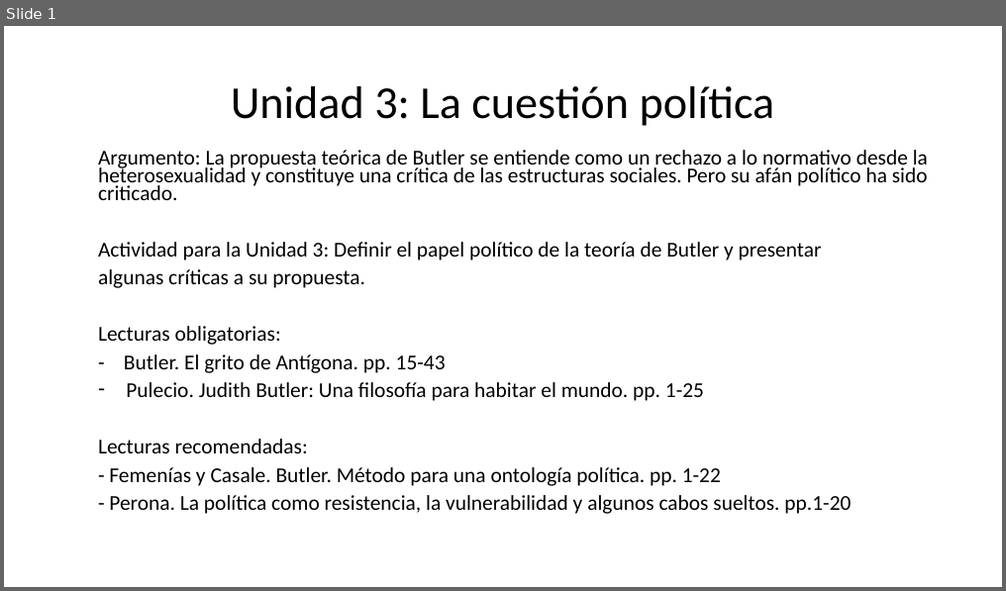
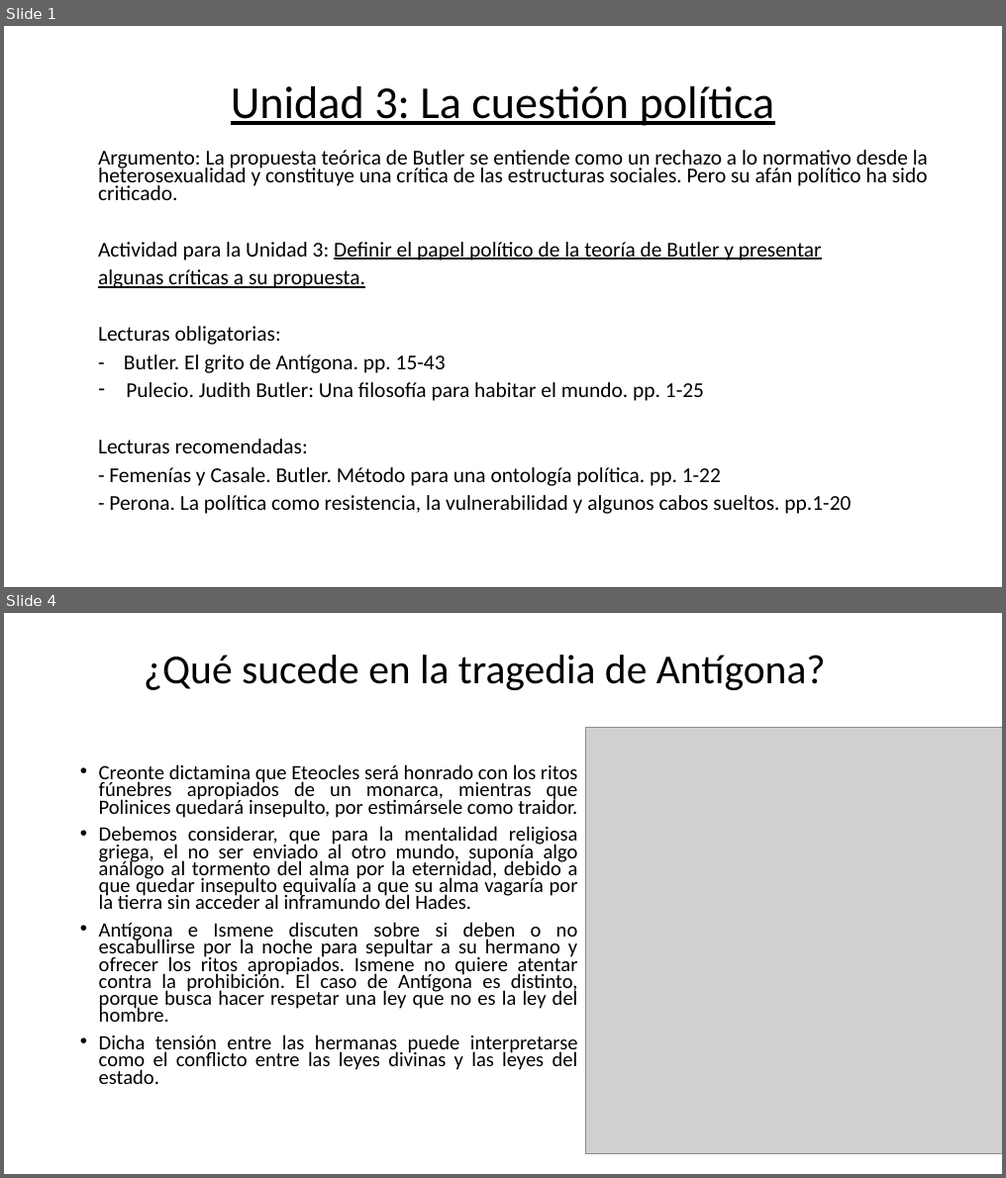
Before and after one commit to zaboltar/zaboltar.github.io, a slide deck: assets uarm/2019 sol-penscri-justfilpol/S E B Ago2019/J Butler UNIDAD 3.pptx. Shown one above the other, each under a label of ours: slide 1 before the commit, slides 1 and 4 after it; the slides between them are not shown. The pictures are 1006x591 and 1006x1178 pixels, drawn with LibreOffice and Linux fonts; fonts in the diff are those of the drawing; grey boxes stand for pictures. Boxes give left, top, right and bottom in pixels: in the first picture for what was removed or moved away, otherwise in the second. Text is boxed around its words. In the diff, an @@ line names an element or a change of style, - is before the commit and + after.

Commit message:
j butler 3

```diff
--- a/assets uarm/2019 sol-penscri-justfilpol/S E B Ago2019/J Butler UNIDAD 3.pptx
+++ b/assets uarm/2019 sol-penscri-justfilpol/S E B Ago2019/J Butler UNIDAD 3.pptx
@@ slide 4 added at (4, 613, 1002, 1174), background #FFFFFF @@
@@ title added at (144, 655, 826, 690), 39.6 pt, text #000000 @@
+¿Qué sucede en la tragedia de Antígona?
@@ picture added at (586, 727, 1002, 1155) @@
@@ text added at (99, 764, 578, 1084), 19.6 pt, text #000000 @@
+• Creonte dictamina que Eteocles será honrado con los ritos fúnebres apropiados de un monarca, mientras que Polinices quedará insepulto, por estimársele como traidor.
+• Debemos considerar, que para la mentalidad religiosa griega, el no ser enviado al otro mundo, suponía algo análogo al tormento del alma por la eternidad, debido a que quedar insepulto equivalía a que su alma vagaría por la tierra sin acceder al inframundo del Hades.
+• Antígona e Ismene discuten sobre si deben o no escabullirse por la noche para sepultar a su hermano y ofrecer los ritos apropiados. Ismene no quiere atentar contra la prohibición. El caso de Antígona es distinto, porque busca hacer respetar una ley que no es la ley del hombre.
+• Dicha tensión entre las hermanas puede interpretarse como el conflicto entre las leyes divinas y las leyes del estado.
@@ slide 1 changed as well @@
@@ title "Unidad 3: La cuestión política" at (231, 86, 775, 126): underline on @@
@@ subtitle at (98, 242, 822, 288): underline on in "Definir el papel político de la teoría ...", "algunas críticas a su propuesta." @@
```
Also in this commit, not shown: 3 other slides changed, 18 other slides added, 2 slides removed, 3 other files.
